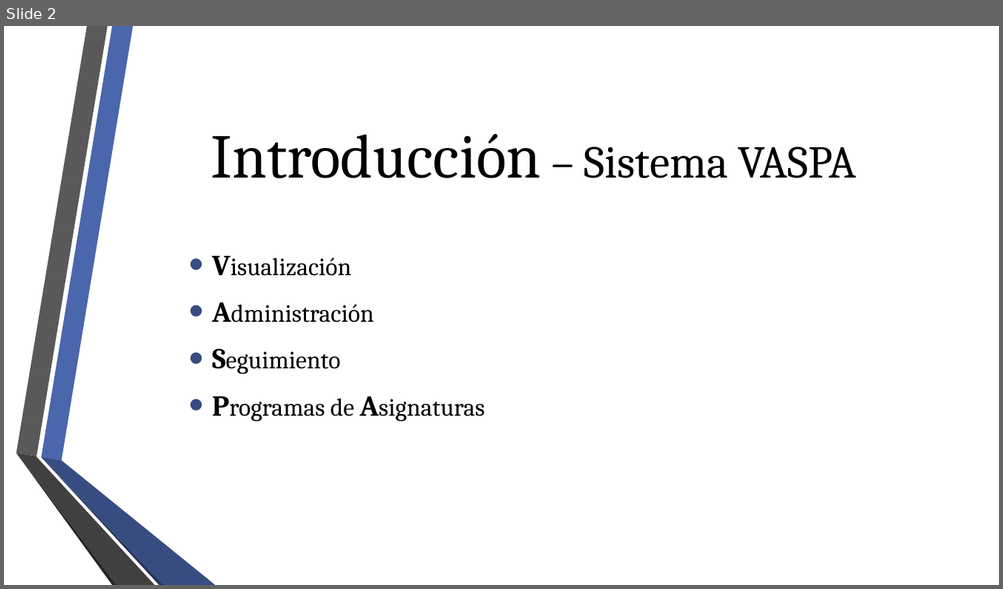
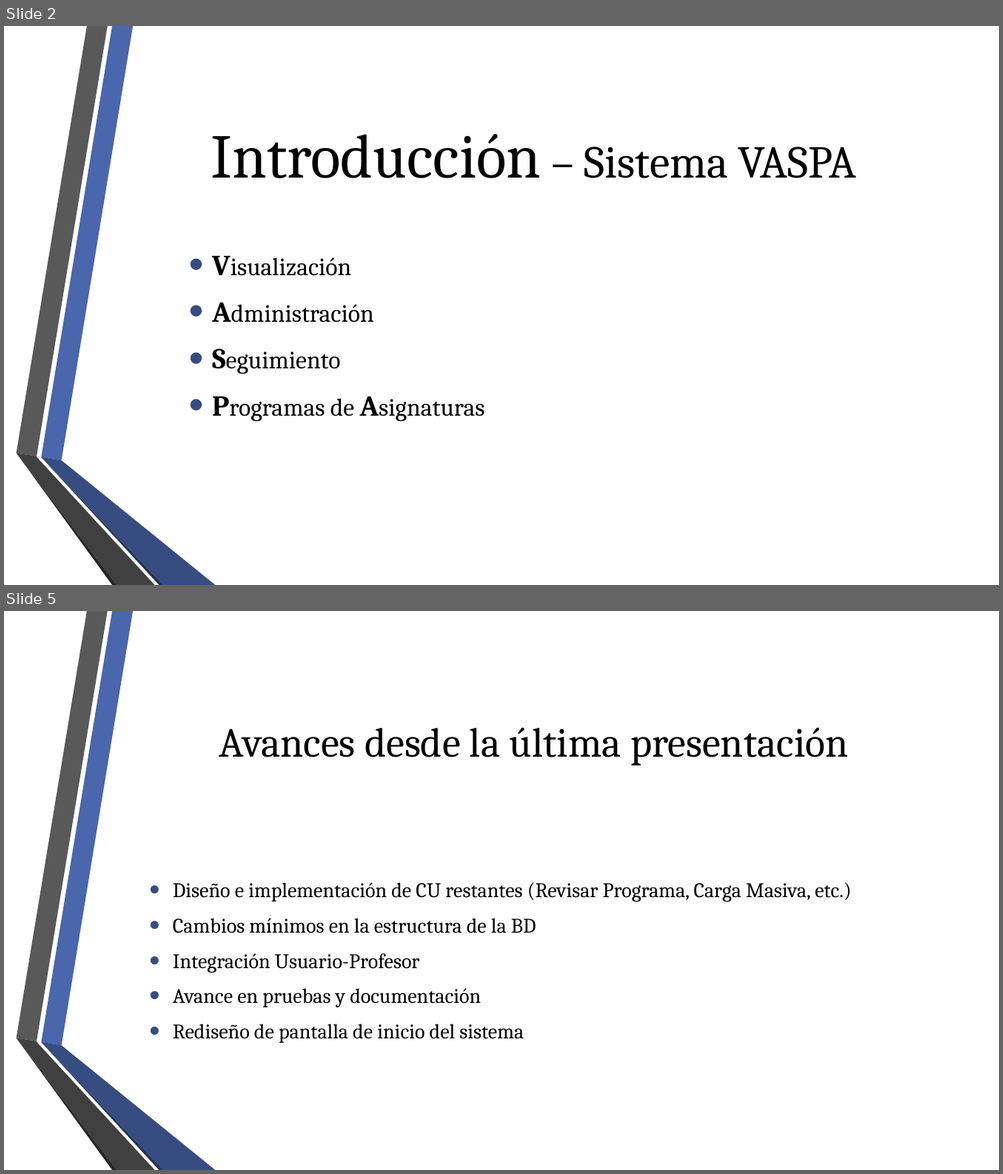
Before and after one commit to fge23/Sistema-VASPA, a slide deck: Presentaciones/Presentación VASPA septiembre 2020/Presentación VASPA - Septiembre 2020.pptx. Shown one above the other, each under a label of ours: slide 2 before the commit, slides 2 and 5 after it; the slides between them are not shown. The pictures are 1003x589 and 1003x1174 pixels, drawn with LibreOffice and Linux fonts; fonts in the diff are those of the drawing; background and template pictures are left out. Boxes give left, top, right and bottom in pixels: in the first picture for what was removed or moved away, otherwise in the second. Text is boxed around its words. In the diff, an @@ line names an element or a change of style, - is before the commit and + after.

```diff
--- a/Presentaciones/Presentación VASPA septiembre 2020/Presentación VASPA - Septiembre 2020.pptx
+++ b/Presentaciones/Presentación VASPA septiembre 2020/Presentación VASPA - Septiembre 2020.pptx
@@ slide 5 added at (x1=4, y1=611, x2=999, y2=1170), background picture (left out); not listed: 6 template elements that a slide beside it also shows @@
@@ title added at (x1=219, y1=727, x2=848, y2=766), 40 pt, text #000000 @@
+Avances desde la última presentación
@@ text added at (x1=173, y1=883, x2=851, y2=1043), 20 pt, text #000000 @@
+• Diseño e implementación de CU restantes (Revisar Programa, Carga Masiva, etc.)
+• Cambios mínimos en la estructura de la BD
+• Integración Usuario-Profesor
+• Avance en pruebas y documentación
+• Rediseño de pantalla de inicio del sistema
```
Also in this commit, not shown: 1 slide changed, 14 other slides added, 11 slides removed, 1 other file.
